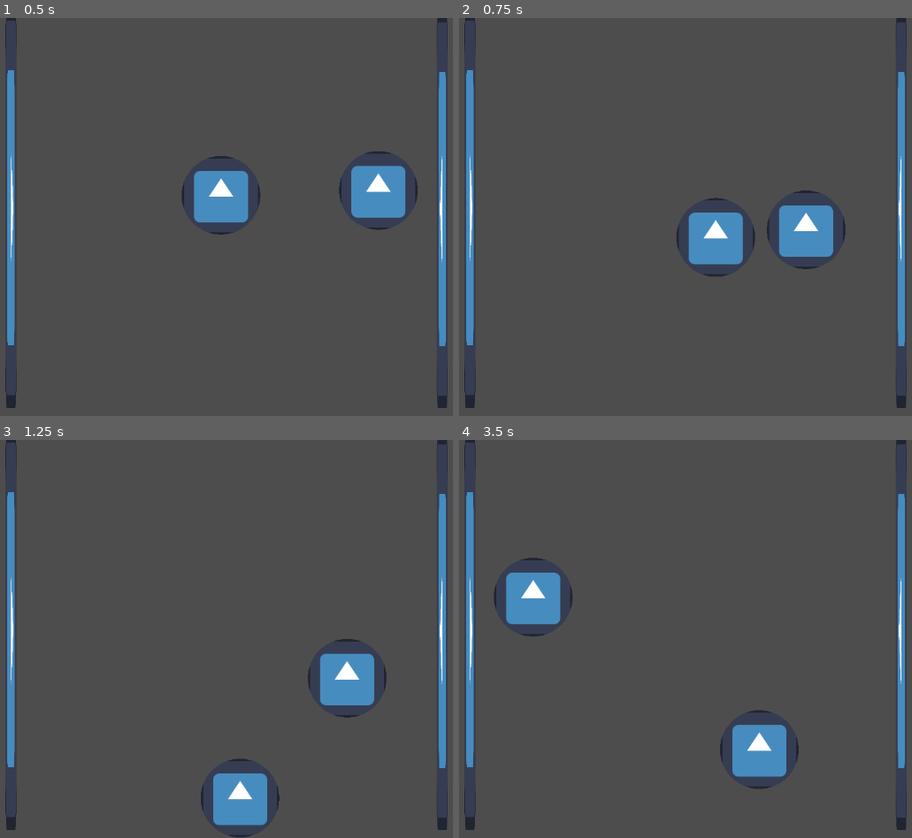
Above: before the commit, frames 1-4 (two rows, left to right).
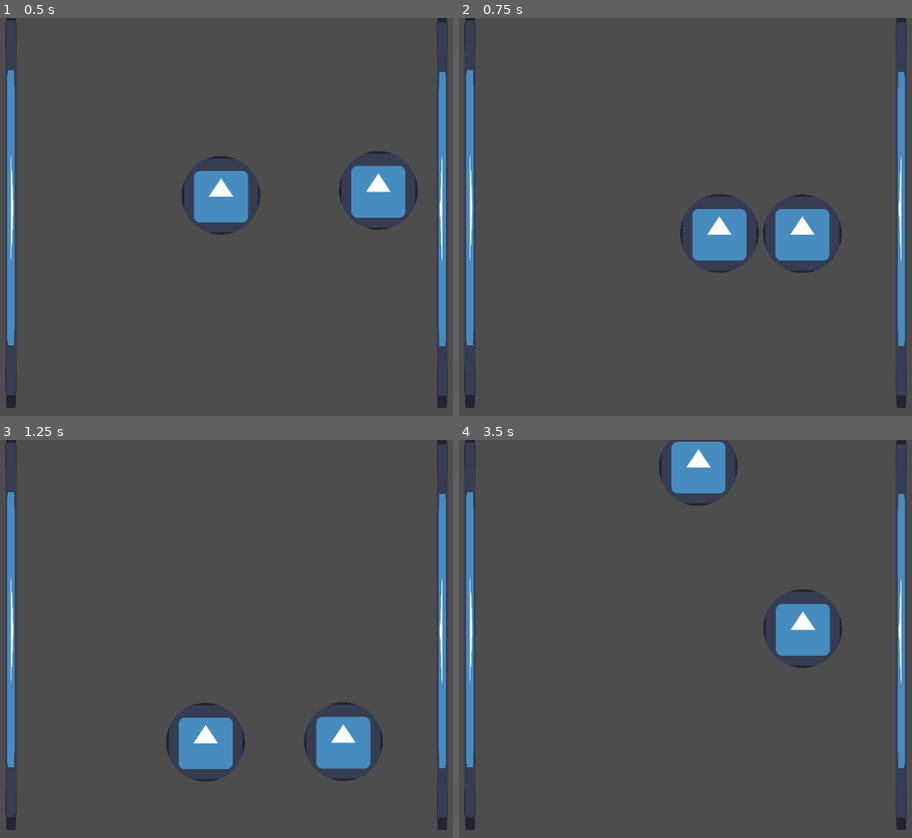
Above: after the commit, the same moments.

Repository: linkman8912/roguelite
Game: Godot game, scene res://scene/main.tscn
Two runs of this game, one before a commit and one after it. Both use one fixed random seed, a clock stepped at 60 frames per second and the inputs below. Before the commit the project starts from res://scene/mainphysics.tscn. The engine's default icon, where the game draws it, is replaced by a stand-in: a white triangle on a blue panel in a dark square.
Inputs:
- Up to frame 1 (0.5 s): no input
- Up to frame 2 (0.75 s): hold Right (ui_right) from 0.53 s (still down)
- Up to frame 3 (1.25 s): keep holding Right (ui_right)
- Up to frame 4 (3.5 s): release Right (ui_right) at 1.28 s; hold Down (ui_down) 1.28-2.03 s; hold Right (ui_right) 2.03-2.78 s; hold Up (ui_up) from 2.78 s (still down)

Frame 1 is identical in both runs. In frame 2, 1.5% of the frame differs, in the area x 48-86%, y 43-65%; in frame 3, 6.6%; in frame 4, 6.7%, in the area x 7-85%, y 0-88%.

Commit message:
migrate to mainphysics.tscn

Diff:
--- a/project.godot
+++ b/project.godot
@@ -11,7 +11,7 @@
 [application]
 
 config/name="test"
-run/main_scene="uid://da6prqrpqn1w3"
+run/main_scene="uid://b1f50jv5y114i"
 config/features=PackedStringArray("4.5", "Forward Plus")
 config/icon="res://icon.svg"
 
--- a/scene/characterphysics.tscn
+++ b/scene/characterphysics.tscn
@@ -9,8 +9,8 @@
 [sub_resource type="ShaderMaterial" id="ShaderMaterial_wfnr8"]
 shader = ExtResource("3_kdycu")
 
-[sub_resource type="ConvexPolygonShape2D" id="ConvexPolygonShape2D_px5sl"]
-points = PackedVector2Array(-20, 0, -15, -15, 0, -20, 15, -15, 20, 0, 15, 15, 0, 20, -15, 15)
+[sub_resource type="CircleShape2D" id="CircleShape2D_fnv2w"]
+radius = 18.586756
 
 [node name="CharacterPhysics" type="RigidBody2D"]
 physics_material_override = ExtResource("1_p8w88")
@@ -24,8 +24,8 @@
 texture = ExtResource("4_p3gv0")
 
 [node name="CollisionShape2D" type="CollisionShape2D" parent="."]
-scale = Vector2(3.25, 3.25)
-shape = SubResource("ConvexPolygonShape2D_px5sl")
+scale = Vector2(3.4, 3.4)
+shape = SubResource("CircleShape2D_fnv2w")
 
 [node name="physics" type="Node" parent="." node_paths=PackedStringArray("rigidBody")]
 script = ExtResource("3_gbf5f")
--- a/scene/enemyphysics.tscn
+++ b/scene/enemyphysics.tscn
@@ -8,8 +8,8 @@
 [sub_resource type="ShaderMaterial" id="ShaderMaterial_jrft1"]
 shader = ExtResource("3_vlore")
 
-[sub_resource type="ConvexPolygonShape2D" id="ConvexPolygonShape2D_ifg0p"]
-points = PackedVector2Array(-20, 0, -15, -15, 0, -20, 15, -15, 20, 0, 15, 15, 0, 20, -15, 15)
+[sub_resource type="CircleShape2D" id="CircleShape2D_5i1lo"]
+radius = 18.002266
 
 [node name="EnemyPhysics" type="RigidBody2D"]
 physics_material_override = ExtResource("1_cy7ge")
@@ -23,16 +23,10 @@
 texture = ExtResource("4_ieuuq")
 
 [node name="CollisionShape2D" type="CollisionShape2D" parent="."]
-scale = Vector2(3.25, 3.25)
-shape = SubResource("ConvexPolygonShape2D_ifg0p")
+scale = Vector2(3.5, 3.5)
+shape = SubResource("CircleShape2D_5i1lo")
 
 [node name="physics" type="Node" parent="." node_paths=PackedStringArray("rigidBody")]
 script = ExtResource("3_yfni7")
 rigidBody = NodePath("..")
 metadata/_custom_type_script = "uid://r37s6i7psgc6"
-
-[node name="fling" type="Area2D" parent="."]
-
-[node name="CollisionShape2D" type="CollisionShape2D" parent="fling"]
-scale = Vector2(3.665, 3.665)
-shape = SubResource("ConvexPolygonShape2D_ifg0p")
--- a/scene/main.tscn
+++ b/scene/main.tscn
@@ -1,30 +1,34 @@
-[gd_scene load_steps=5 format=3 uid="uid://c7yaum4lot2wg"]
+[gd_scene load_steps=5 format=3 uid="uid://b1f50jv5y114i"]
 
-[ext_resource type="Script" uid="uid://c1y81ttrmfsba" path="res://seen/main.gd" id="1_1bvp3"]
-[ext_resource type="PackedScene" uid="uid://b601km7ojh1bo" path="res://seen/character.tscn" id="2_1bvp3"]
-[ext_resource type="PackedScene" uid="uid://cfqfocnys4r54" path="res://seen/floor.tscn" id="2_h2yge"]
-[ext_resource type="PackedScene" uid="uid://cqe41rylpau02" path="res://seen/fixedenemy.tscn" id="3_lquwl"]
+[ext_resource type="PackedScene" uid="uid://cfqfocnys4r54" path="res://scene/floor.tscn" id="1_deq7d"]
+[ext_resource type="PackedScene" uid="uid://i5bdfrtqj1jw" path="res://scene/enemyphysics.tscn" id="2_deq7d"]
+[ext_resource type="PackedScene" uid="uid://cpkyotv88r54e" path="res://scene/characterphysics.tscn" id="3_jco2w"]
 
-[node name="Node2D" type="Node2D"]
-script = ExtResource("1_1bvp3")
+[sub_resource type="PhysicsMaterial" id="PhysicsMaterial_deq7d"]
+bounce = 1.0
 
-[node name="wall" parent="." instance=ExtResource("2_h2yge")]
+[node name="Main" type="Node2D"]
+
+[node name="StaticBody2D" parent="." instance=ExtResource("1_deq7d")]
 position = Vector2(527, 661)
 
-[node name="wall2" parent="." instance=ExtResource("2_h2yge")]
+[node name="StaticBody2D2" parent="." instance=ExtResource("1_deq7d")]
 position = Vector2(182, 310)
 rotation = 1.5707964
+scale = Vector2(0.92, 0.92)
 
-[node name="wall3" parent="." instance=ExtResource("2_h2yge")]
-position = Vector2(882, 318)
+[node name="StaticBody2D3" parent="." instance=ExtResource("1_deq7d")]
+position = Vector2(884.00006, 310)
 rotation = -1.5707964
+scale = Vector2(0.915, 0.915)
 
-[node name="wall4" parent="." instance=ExtResource("2_h2yge")]
+[node name="StaticBody2D4" parent="." instance=ExtResource("1_deq7d")]
 position = Vector2(525, -38)
 rotation = 3.1415927
 
-[node name="Character" parent="." instance=ExtResource("2_1bvp3")]
-position = Vector2(403, 288)
+[node name="EnemyPhysics" parent="." instance=ExtResource("2_deq7d")]
+position = Vector2(700, 144)
 
-[node name="Enemy" parent="." instance=ExtResource("3_lquwl")]
-position = Vector2(701, 297)
+[node name="CharacterPhysics" parent="." instance=ExtResource("3_jco2w")]
+position = Vector2(387, 152)
+physics_material_override = SubResource("PhysicsMaterial_deq7d")
--- a/scene/mainphysics.tscn
+++ /dev/null
@@ -1,34 +0,0 @@
-[gd_scene load_steps=5 format=3 uid="uid://da6prqrpqn1w3"]
-
-[ext_resource type="PackedScene" uid="uid://cfqfocnys4r54" path="res://scene/floor.tscn" id="1_deq7d"]
-[ext_resource type="PackedScene" uid="uid://i5bdfrtqj1jw" path="res://scene/enemyphysics.tscn" id="2_deq7d"]
-[ext_resource type="PackedScene" uid="uid://cpkyotv88r54e" path="res://scene/characterphysics.tscn" id="3_jco2w"]
-
-[sub_resource type="PhysicsMaterial" id="PhysicsMaterial_deq7d"]
-bounce = 1.0
-
-[node name="Main" type="Node2D"]
-
-[node name="StaticBody2D" parent="." instance=ExtResource("1_deq7d")]
-position = Vector2(527, 661)
-
-[node name="StaticBody2D2" parent="." instance=ExtResource("1_deq7d")]
-position = Vector2(182, 310)
-rotation = 1.5707964
-scale = Vector2(0.92, 0.92)
-
-[node name="StaticBody2D3" parent="." instance=ExtResource("1_deq7d")]
-position = Vector2(884.00006, 310)
-rotation = -1.5707964
-scale = Vector2(0.915, 0.915)
-
-[node name="StaticBody2D4" parent="." instance=ExtResource("1_deq7d")]
-position = Vector2(525, -38)
-rotation = 3.1415927
-
-[node name="EnemyPhysics" parent="." instance=ExtResource("2_deq7d")]
-position = Vector2(700, 144)
-
-[node name="CharacterPhysics" parent="." instance=ExtResource("3_jco2w")]
-position = Vector2(387, 152)
-physics_material_override = SubResource("PhysicsMaterial_deq7d")
--- a/scene/oldmain.tscn
+++ b/scene/oldmain.tscn
@@ -1,28 +1,30 @@
-[gd_scene load_steps=4 format=3 uid="uid://cldbvpjkyasny"]
+[gd_scene load_steps=5 format=3 uid="uid://c7yaum4lot2wg"]
 
-[ext_resource type="PackedScene" uid="uid://chopi5evv54bg" path="res://seen/godotman.tscn" id="1_0xm2m"]
+[ext_resource type="Script" uid="uid://c1y81ttrmfsba" path="res://seen/main.gd" id="1_1bvp3"]
+[ext_resource type="PackedScene" uid="uid://b601km7ojh1bo" path="res://seen/character.tscn" id="2_1bvp3"]
 [ext_resource type="PackedScene" uid="uid://cfqfocnys4r54" path="res://seen/floor.tscn" id="2_h2yge"]
-[ext_resource type="PackedScene" uid="uid://r7bwl4xlp7vi" path="res://seen/enemy.tscn" id="3_h2yge"]
+[ext_resource type="PackedScene" uid="uid://cqe41rylpau02" path="res://seen/fixedenemy.tscn" id="3_lquwl"]
 
 [node name="Node2D" type="Node2D"]
+script = ExtResource("1_1bvp3")
 
-[node name="CharacterBody2D" parent="." instance=ExtResource("1_0xm2m")]
-position = Vector2(323, 145)
-
-[node name="StaticBody2D" parent="." instance=ExtResource("2_h2yge")]
+[node name="wall" parent="." instance=ExtResource("2_h2yge")]
 position = Vector2(527, 661)
 
-[node name="StaticBody2D2" parent="." instance=ExtResource("2_h2yge")]
+[node name="wall2" parent="." instance=ExtResource("2_h2yge")]
 position = Vector2(182, 310)
 rotation = 1.5707964
 
-[node name="StaticBody2D3" parent="." instance=ExtResource("2_h2yge")]
+[node name="wall3" parent="." instance=ExtResource("2_h2yge")]
 position = Vector2(882, 318)
 rotation = -1.5707964
 
-[node name="StaticBody2D4" parent="." instance=ExtResource("2_h2yge")]
+[node name="wall4" parent="." instance=ExtResource("2_h2yge")]
 position = Vector2(525, -38)
 rotation = 3.1415927
 
-[node name="CharacterBody2D2" parent="." instance=ExtResource("3_h2yge")]
-position = Vector2(648, 218)
+[node name="Character" parent="." instance=ExtResource("2_1bvp3")]
+position = Vector2(403, 288)
+
+[node name="Enemy" parent="." instance=ExtResource("3_lquwl")]
+position = Vector2(701, 297)
